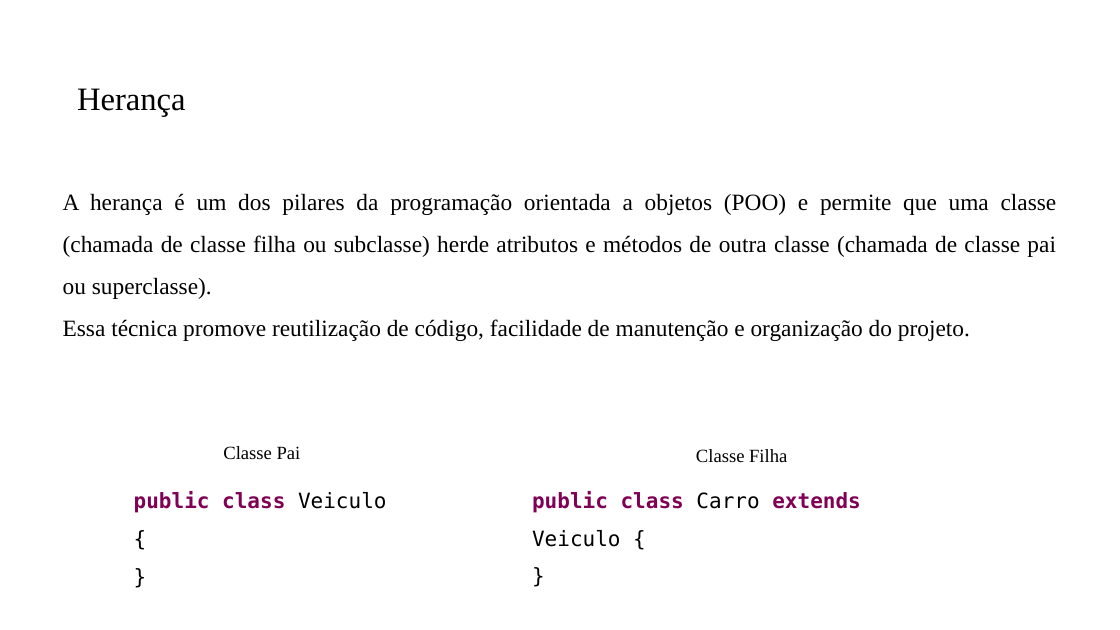
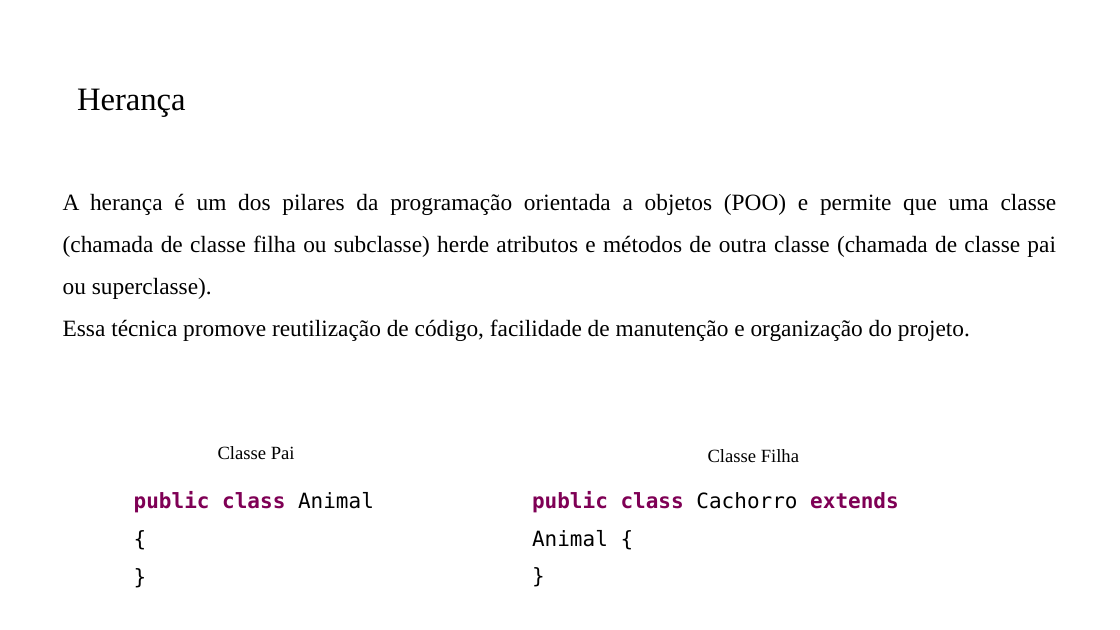
Before and after one commit to PedroMiho/UMC, a slide deck: slide 7 of Projeto de Software e Segurança da Informação - 2026/Projeto de Software/Aula07-HerançaPolimorfismo/Herança e Porlimosfismo.pptx. Drawn at 1120x630 pixels with LibreOffice and Linux fonts; fonts in the diff are those of the drawing; background and template pictures are left out. Boxes give left, top, right and bottom in pixels: in the first picture for what was removed or moved away, otherwise in the second. Text is boxed around its words. In the diff, an @@ line names an element or a change of style, - is before the commit and + after.

```diff
--- a/Projeto de Software e Segurança da Informação - 2026/Projeto de Software/Aula07-HerançaPolimorfismo/Herança e Porlimosfismo.pptx
+++ b/Projeto de Software e Segurança da Informação - 2026/Projeto de Software/Aula07-HerançaPolimorfismo/Herança e Porlimosfismo.pptx
@@ text "Classe Pai": place and size @@
-text "Classe Pai" at <box>223,446,301,460</box>
+text "Classe Pai" at <box>218,446,295,460</box>
@@ text "Classe Filha": place and size @@
-text "Classe Filha" at <box>696,449,787,463</box>
+text "Classe Filha" at <box>708,449,799,463</box>
@@ text at <box>134,491,374,513</box>: text changed @@
-public class Veiculo {
+public class Animal {
@@ text at <box>532,491,898,547</box>: text changed @@
-public class Carro extends Veiculo {
+public class Cachorro extends Animal {
```
Also in this commit, not shown: 4 other slides changed, 2 slides removed, 2 other files.
